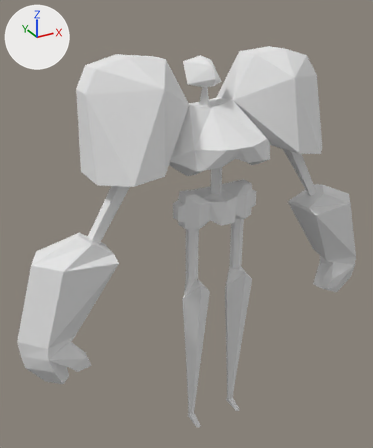
An edit to the Blender file models/working_art/boss.blend, drawn before and after from the same camera.
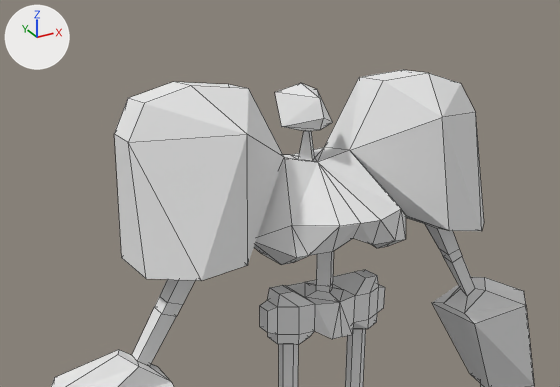
Old and new are each drawn whole from a 50 mm lens placed at (-4.34, -6.87, 7.73), pointed at (-0.16, 0.74, 3.93) and again close up on the part from 0% to 100% of the width and 0% to 57% of the height. Lighting does not change. The marker at upper left points along +X, +Y and +Z. The close-ups show mesh edges as thin lines.
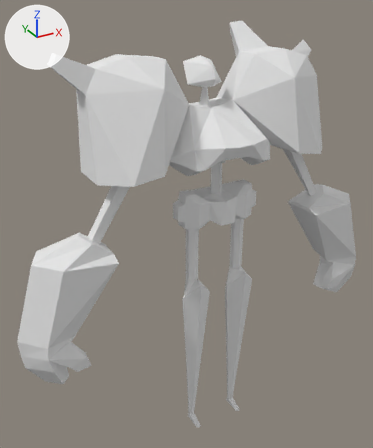
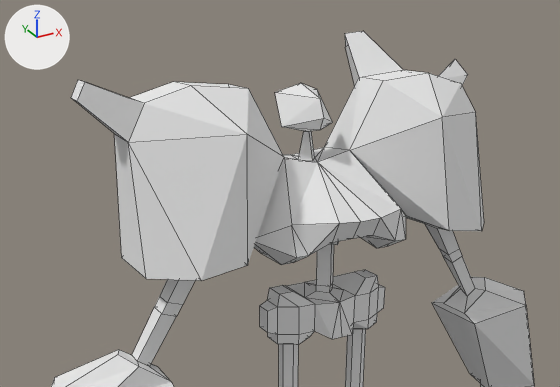
Where the change shows, as pixel boxes [x1, y1, x2, y2] in the close-ups (560 x 387 px):
'Cylinder', reshaped, modifiers changed: before [51, 70, 534, 387]; after [51, 31, 534, 387]
part 1 of me_cylinder_001, built on: before [115, 98, 401, 256]; after [71, 31, 534, 387]

The change, as a list of edits to the scene's bpy script:
```text
Change me_cylinder_001:
    used by ob_cylinder; location = (0.0, 0.0, 0.21); scale = (0.212, 0.212, 0.212)
    remove me_cylinder_001.from_pydata(...)  # 198 vertices, 208 faces, 1 loose edge; spans x -16.4..0.0, y -3.0..5.3, z -0.5..31.8
    add me_cylinder_001.from_pydata(...)  # 379 vertices, 432 faces, 1 loose edge; spans x -16.4..16.4, y -3.0..8.2, z -0.5..33.7
    me_cylinder_001 part 1
    1 vertex is removed from x 0.0, y -3.0, z 25.7
    10 faces are deleted
    2 vertices move from x -1.2, y -3.0..-2.5, z 24.3..25.7 to x -1.2, y -3.0..-2.5, z 24.8..25.9
    164 vertices are added at x -11.7..16.4, y -3.0..8.2, z -0.5..33.7
    12 new vertices lie (0.0, 0.0, 0.5) away from vertices in x 1.7..3.1, y -1.1..1.1, z -0.5..19.2
    6 new vertices lie (0.0, 0.0, 4.2) away from vertices in x 1.7..2.6, y -0.5..0.5, z 14.8
    232 new faces join them
Change ob_cylinder:
    remove _m = ob_cylinder.modifiers.new('Mirror', 'MIRROR')
    remove _m.use_clip = True
```
